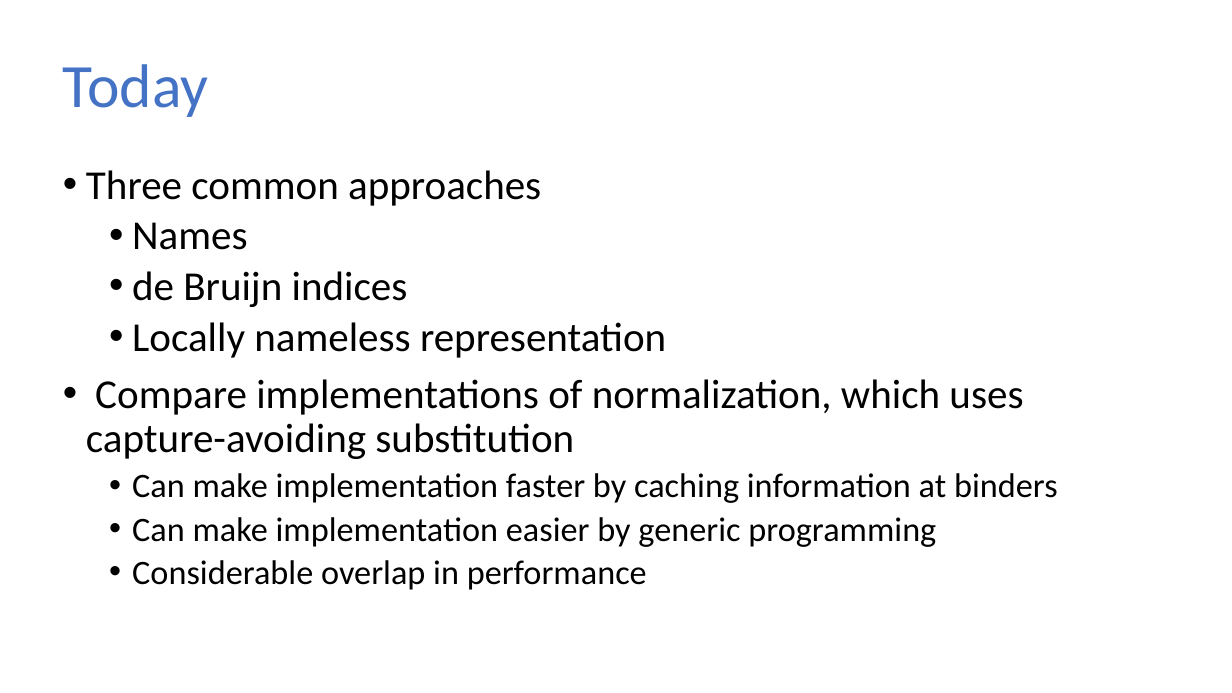
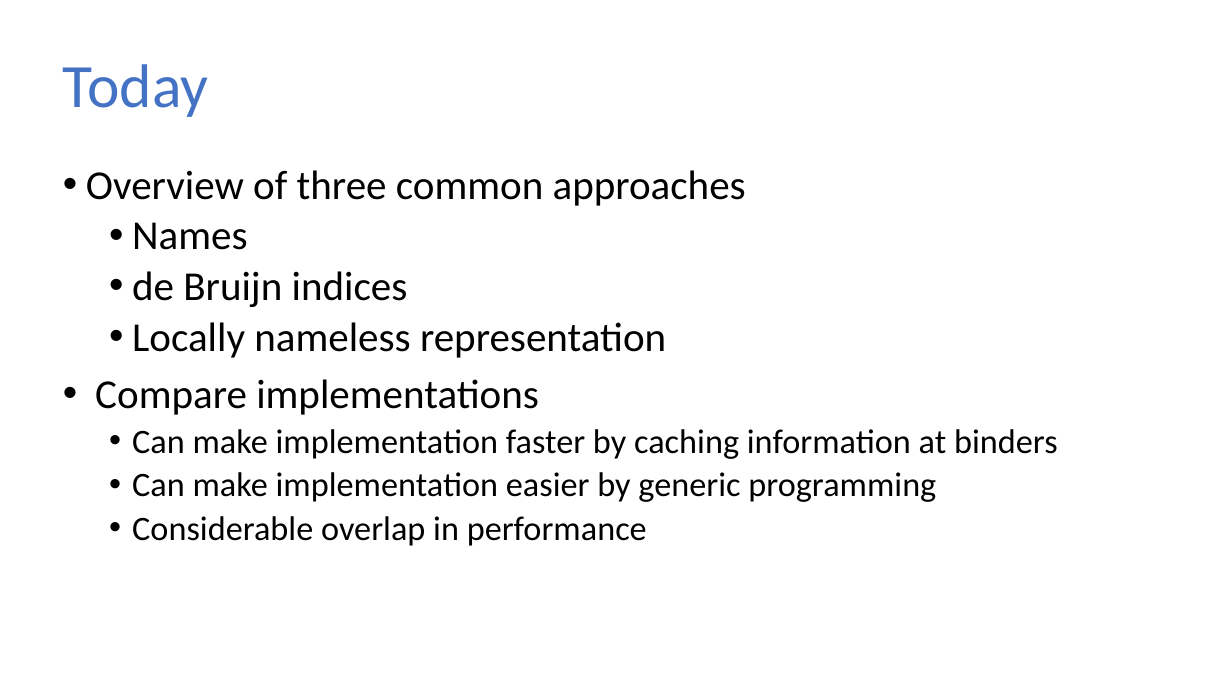
Before and after one commit to sweirich/lambda-n-ways, a slide deck: slide 7 of ifl-2021.pptx. Drawn at 1232x693 pixels with LibreOffice and Linux fonts; fonts in the diff are those of the drawing. Boxes give left, top, right and bottom in pixels: in the first picture for what was removed or moved away, otherwise in the second. Text is boxed around its words. In the diff, an @@ line names an element or a change of style, - is before the commit and + after.

```diff
--- a/ifl-2021.pptx
+++ b/ifl-2021.pptx
@@ text at (86, 170, 746, 206): text changed @@
-• Three common approaches
+• Overview of three common approaches
@@ text at (95, 379, 539, 415): text changed @@
-• Compare implementations of normalization, which uses capture-avoiding substitution
+• Compare implementations
```
Also in this commit, not shown: 10 other slides changed, 10 other files.
